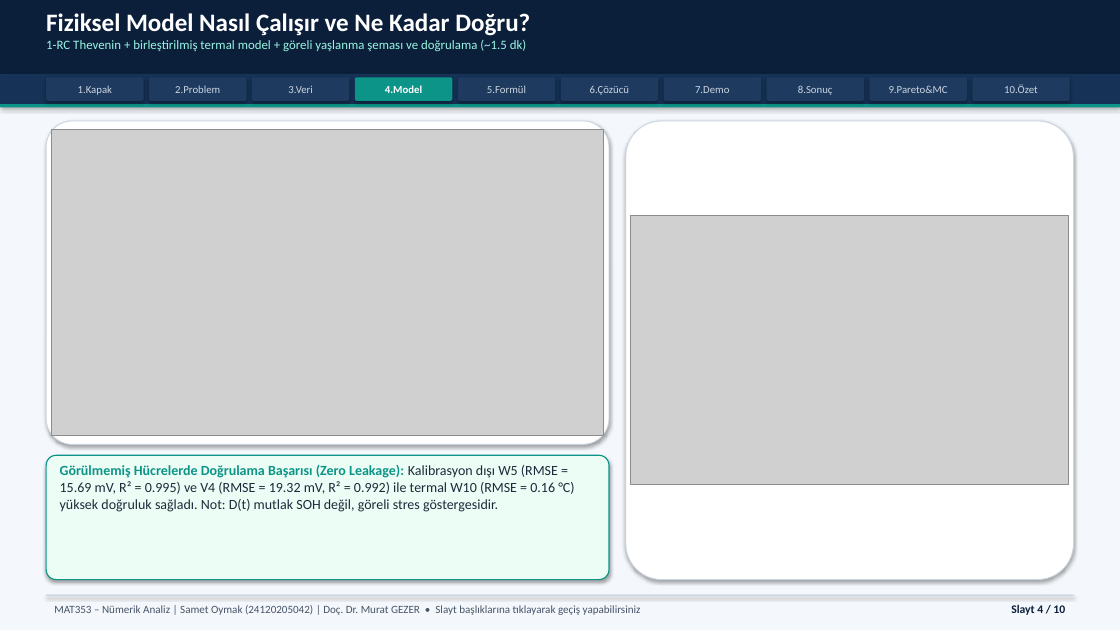
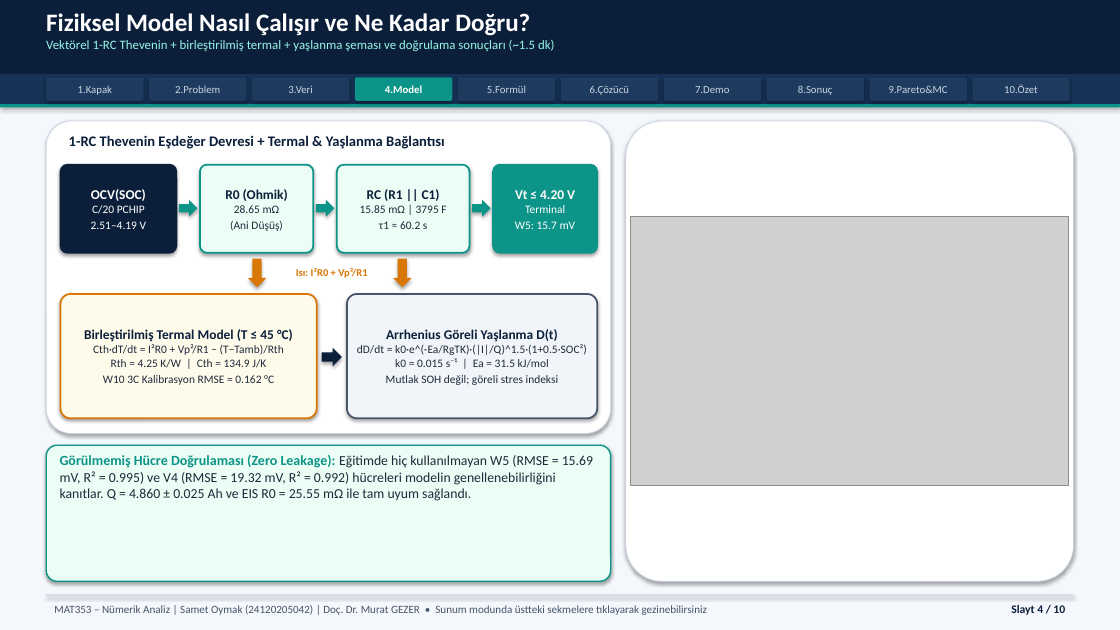
Before and after one commit to Sametoymak99/EV-Battery-Optimization, a slide deck: slide 4 of presentation/slides/MAT353_Sunum_Samet_Oymak.pptx. Drawn at 1120x630 pixels with LibreOffice and Linux fonts; fonts in the diff are those of the drawing; grey boxes stand for pictures. Boxes give left, top, right and bottom in pixels: in the first picture for what was removed or moved away, otherwise in the second. Text is boxed around its words. In the diff, an @@ line names an element or a change of style, - is before the commit and + after.

```diff
--- a/presentation/slides/MAT353_Sunum_Samet_Oymak.pptx
+++ b/presentation/slides/MAT353_Sunum_Samet_Oymak.pptx
@@ text at (x1=46, y1=40, x2=554, y2=51): text changed @@
-1-RC Thevenin + birleştirilmiş termal model + göreli yaşlanma şeması ve doğrulama (~1.5 dk)
+Vektörel 1-RC Thevenin + birleştirilmiş termal + yaşlanma şeması ve doğrulama sonuçları (~1.5 dk)
@@ rounded rectangle resized from (x1=46, y1=121, x2=609, y2=444) to (x1=46, y1=121, x2=611, y2=434) @@
@@ picture removed at (x1=51, y1=129, x2=604, y2=436) @@
@@ text added at (x1=69, y1=135, x2=445, y2=149), 12.5 pt, text #0B1F3A, bold @@
+1-RC Thevenin Eşdeğer Devresi + Termal & Yaşlanma Bağlantısı
@@ rounded rectangle added at (x1=60, y1=165, x2=176, y2=253), fill #0B1F3A, outline #0B1F3A 1.5 pt, 9.8 pt, text #FFFFFF @@
+OCV(SOC)
+C/20 PCHIP
+2.51–4.19 V
@@ rounded rectangle added at (x1=200, y1=165, x2=313, y2=253), fill #ECFDF5, outline #0D9488 1.5 pt, 9.8 pt, text #1E293B @@
+R0 (Ohmik)
+28.65 mΩ
+(Ani Düşüş)
@@ rounded rectangle added at (x1=337, y1=165, x2=470, y2=253), fill #ECFDF5, outline #0D9488 1.5 pt, 9.8 pt, text #1E293B @@
+RC (R1 || C1)
+15.85 mΩ | 3795 F
+τ1 ≈ 60.2 s
@@ rounded rectangle added at (x1=493, y1=165, x2=597, y2=253), fill #0D9488, outline #0D9488 1.5 pt, 9.8 pt, text #FFFFFF @@
+Vt ≤ 4.20 V
+Terminal
+W5: 15.7 mV
@@ right arrow added at (x1=179, y1=200, x2=197, y2=217), fill #0D9488 @@
@@ right arrow added at (x1=316, y1=200, x2=334, y2=217), fill #0D9488 @@
@@ right arrow added at (x1=472, y1=200, x2=491, y2=217), fill #0D9488 @@
@@ down arrow added at (x1=248, y1=259, x2=266, y2=287), fill #D97706 @@
@@ text added at (x1=296, y1=268, x2=367, y2=278), 9 pt, text #D97706, bold @@
+Isı: I²R0 + Vp²/R1
@@ down arrow added at (x1=393, y1=259, x2=412, y2=287), fill #D97706 @@
@@ rounded rectangle added at (x1=60, y1=294, x2=317, y2=418), fill #FFFBEB, outline #D97706 1.5 pt, 9.8 pt, text #1E293B @@
+Birleştirilmiş Termal Model (T ≤ 45 °C)
+Cth·dT/dt = I²R0 + Vp²/R1 − (T−Tamb)/Rth
+Rth = 4.25 K/W | Cth = 134.9 J/K
+W10 3C Kalibrasyon RMSE = 0.162 °C
@@ rounded rectangle added at (x1=347, y1=294, x2=597, y2=418), fill #F1F5F9, outline #475569 1.5 pt, 9.8 pt, text #1E293B @@
+Arrhenius Göreli Yaşlanma D(t)
+dD/dt = k0·e^(-Ea/RgTK)·(|I|/Q)^1.5·(1+0.5·SOC²)
+k0 = 0.015 s⁻¹ | Ea = 31.5 kJ/mol
+Mutlak SOH değil; göreli stres indeksi
@@ right arrow added at (x1=322, y1=348, x2=342, y2=366), fill #0B1F3A @@
@@ rounded rectangle resized from (x1=46, y1=455, x2=609, y2=580) to (x1=46, y1=445, x2=611, y2=581) @@
@@ rounded rectangle at (x1=46, y1=445, x2=611, y2=581): outline #0D9488 1 pt to #0D9488 1.2 pt @@
@@ text at (x1=60, y1=455, x2=593, y2=501): text changed; size 12 to 11.8 pt @@
-Görülmemiş Hücrelerde Doğrulama Başarısı (Zero Leakage): Kalibrasyon dışı W5 (RMSE = 15.69 mV, R² = 0.995) ve V4 (RMSE = 19.32 mV, R² = 0.992) ile termal W10 (RMSE = 0.16 °C) yüksek doğruluk sağladı. Not: D(t) mutlak SOH değil, göreli stres göstergesidir.
+Görülmemiş Hücre Doğrulaması (Zero Leakage): Eğitimde hiç kullanılmayan W5 (RMSE = 15.69 mV, R² = 0.995) ve V4 (RMSE = 19.32 mV, R² = 0.992) hücreleri modelin genellenebilirliğini kanıtlar. Q = 4.860 ± 0.025 Ah ve EIS R0 = 25.55 mΩ ile tam uyum sağlandı.
@@ text at (x1=54, y1=605, x2=707, y2=615): text changed @@
-MAT353 – Nümerik Analiz | Samet Oymak (24120205042) | Doç. Dr. Murat GEZER • Slayt başlıklarına tıklayarak geçiş yapabilirsiniz
+MAT353 – Nümerik Analiz | Samet Oymak (24120205042) | Doç. Dr. Murat GEZER • Sunum modunda üstteki sekmelere tıklayarak gezinebilirsiniz
```
Also in this commit, not shown: 9 other slides changed, 1 other file.
